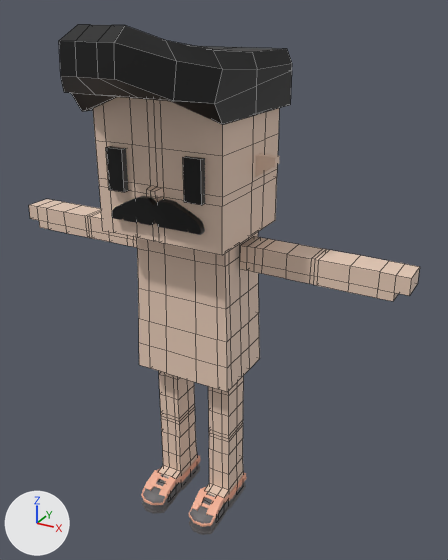
The FBX model mustachiorascals/fbx/327847fb-fc13-4a82-aef1-48793ee14784.fbx as it was, and as the next commit left it.
The view is the same before and after, from a camera (50 mm lens) standing at (0.018, -0.0284, 0.0309) and looking at (0.0022, 0.0003, 0.0166). Lighting does not change. The marker at lower left points along +X, +Y and +Z. Mesh edges are drawn as thin lines on the coarser meshes. Where no turn or scale is listed for an object, it has been applied to the vertices.

In view in the first picture: 'f_boat', 'h_pompadour', 'm_patron', 'mustachio_arms', 'mustachio_body', 'mustachio_eyes', 'mustachio_head', 'mustachio_legs'.
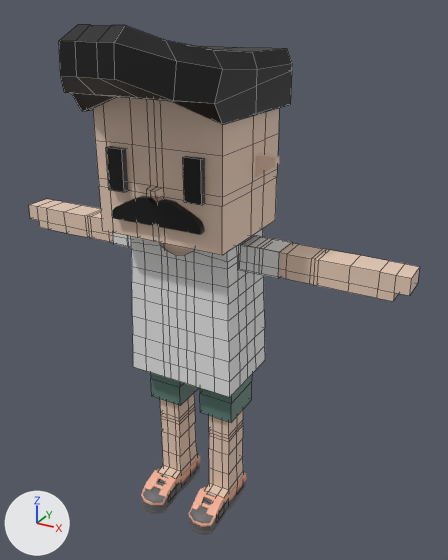
The change, as a diff of the scene's bpy script:
```diff
--- a/mustachiorascals/fbx/327847fb-fc13-4a82-aef1-48793ee14784.fbx.py
+++ b/mustachiorascals/fbx/327847fb-fc13-4a82-aef1-48793ee14784.fbx.py
@@ mat_upper_garment_1 @@
+mat_upper_garment_1 = principled_material('upper_garment_1')
+mat_upper_garment_1.base_color = (0.8, 0.8, 0.8)  # white #e7e7e7
@@ mat_lower_garment @@
+mat_lower_garment = principled_material('lower_garment')
+mat_lower_garment.base_color = (0.11, 0.208, 0.176)  # green #5d7e74
@@ me_mesh_010 @@
+me_mesh_010.from_pydata(...)  # 230 vertices, 212 faces; spans x -0.00349..0.00349, y -0.0013..0.00353, z 0.00994..0.01894
+me_mesh_010.materials.append(mat_upper_garment_1)  # white #e7e7e7
@@ me_mesh_011 @@
+me_mesh_011.from_pydata(...)  # 24 vertices, 18 faces; spans x -0.00561..0.00561, y 0.00027..0.00209, z 0.01737..0.01893
+me_mesh_011.materials.append(mat_upper_garment_1)  # white #e7e7e7
@@ me_mesh_004_1 @@
+me_mesh_004_1.from_pydata(...)  # 32 vertices, 24 faces; spans x -0.003..0.003, y -0.00018..0.00265, z 0.00723..0.01232
+me_mesh_004_1.materials.append(mat_lower_garment)  # green #5d7e74
@@ ob_c_shirt_1 @@
+ob_c_shirt_1 = bpy.data.objects.new('c_shirt_1', me_mesh_010)
+ob_c_shirt_1.location = (0.0, 0.0, 0.0)
@@ ob_c_shirt_2 @@
+ob_c_shirt_2 = bpy.data.objects.new('c_shirt_2', me_mesh_011)
+ob_c_shirt_2.location = (0.0, 0.0, 0.0)
@@ ob_c_shorts @@
+ob_c_shorts = bpy.data.objects.new('c_shorts', me_mesh_004_1)
+ob_c_shorts.location = (0.0, 0.0, 0.0)
```

Where the change shows, as pixel boxes (x1, y1, x2, y2) in the pictures (448 x 560 px):
'c_shirt_1', added: after (131, 229, 265, 397)
'c_shorts', added (green): after (151, 373, 252, 422)
'c_shirt_2', added: after (113, 233, 293, 279)
'mustachio_body', unchanged, covered by the edit: before (137, 232, 260, 392); after (160, 243, 194, 255)
